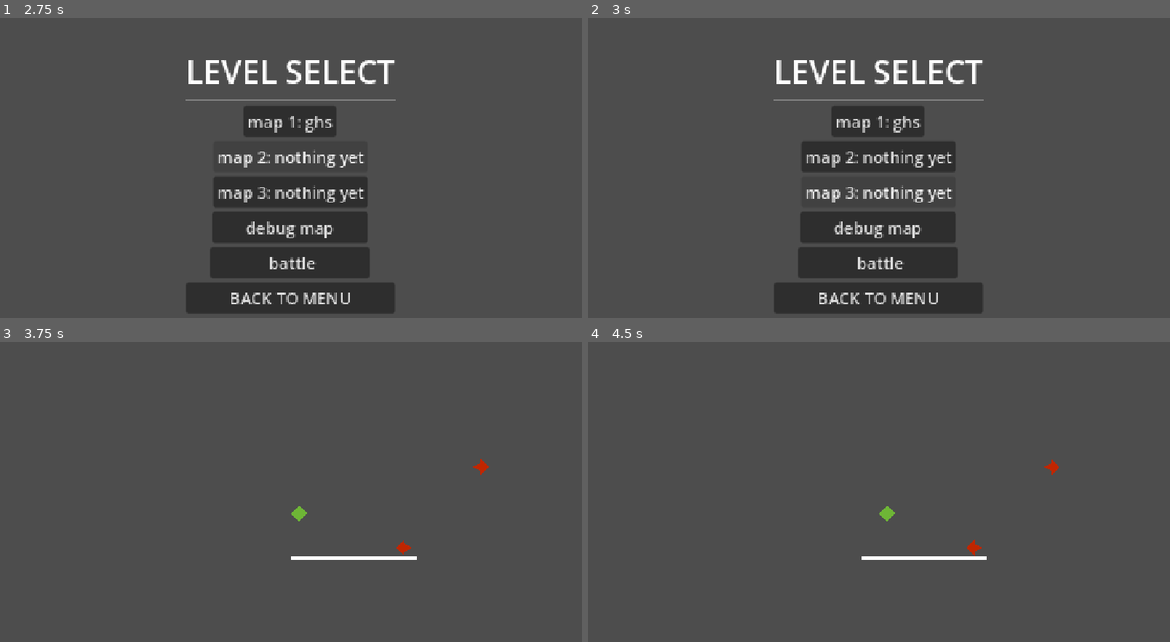
Above: before the commit, frames 1-4 (two rows, left to right).
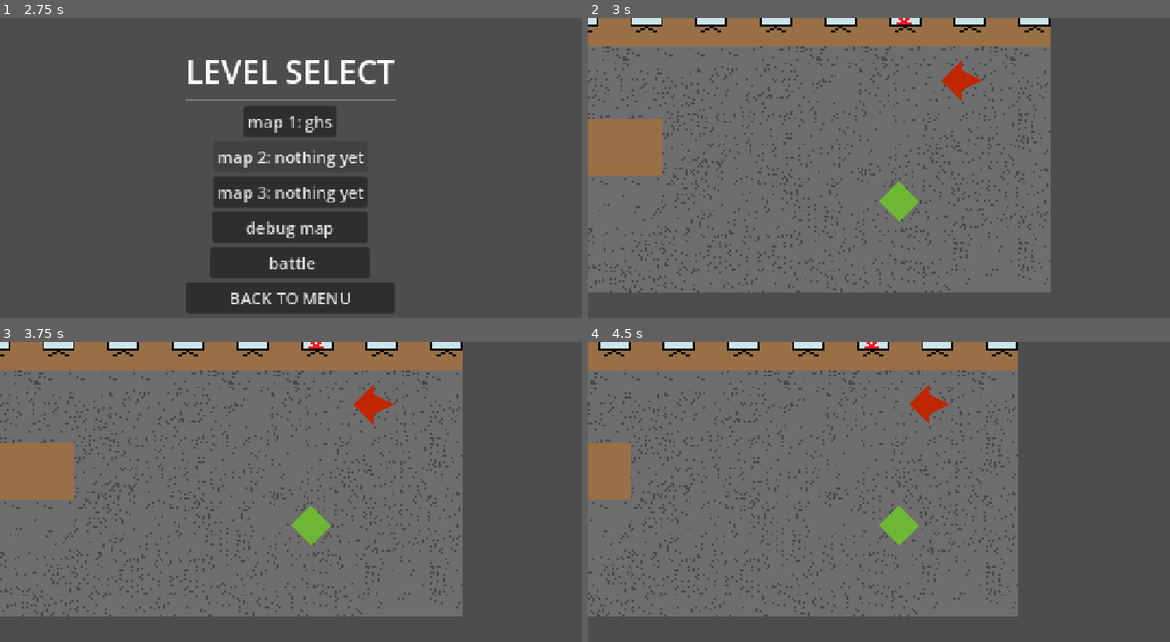
Above: after the commit, the same moments.

Repository: losanders6891/godotStuff
Game: Godot game, scene res://scenes/MainMenu.tscn
Two runs of this game, one before a commit and one after it. Both use one fixed random seed, a clock stepped at 60 frames per second and the inputs below. The engine's default icon, where the game draws it, is replaced by a stand-in: a white triangle on a blue panel in a dark square.
Inputs (mouse positions are in pixels of both pictures, inside the frame that each line leads up to):
- Up to frame 1 (2.75 s): click "LEVEL SELECT" at 0.5 s; click "map 1: ghs" at 1.25 s; click "map 2: nothing yet" at 2 s
- Up to frame 2 (3 s): click "map 3: nothing yet" at 2.75 s
- Up to frame 3 (3.75 s): click (291, 552) at 3.5 s, where only the run before the commit has a clickable "debug map"
- Up to frame 4 (4.5 s): tap Enter at 4.25 s; hold D (right) from 4.28 s (still down)

Frame 1 is identical in both runs. In frame 2, 71% of the frame differs, in the area x 0-80%, y 0-99%; in frame 3, 68%; in frame 4, 64%.

Commit message:
Starting other room stuff

Diff:
--- a/worse-hell/scenes/MainMenu.tscn
+++ b/worse-hell/scenes/MainMenu.tscn
@@ -7,6 +7,7 @@
 [ext_resource type="Script" uid="uid://dn03g2k0c120b" path="res://Menus and shit/quit.gd" id="4_qc85u"]
 [ext_resource type="Script" uid="uid://4lnabx7h6i6b" path="res://Menus and shit/button_4.gd" id="5_skbm0"]
 [ext_resource type="PackedScene" uid="uid://be6tn2ngeu6dk" path="res://scenes/levels/testLevel.tscn" id="6_0so4e"]
+[ext_resource type="PackedScene" uid="uid://c1t706nm5kair" path="res://scenes/levels/FirstRoomTestRoen1.tscn" id="6_7la6k"]
 [ext_resource type="Script" uid="uid://u6t4givnrqtk" path="res://Menus and shit/button_5.gd" id="7_l1ppg"]
 [ext_resource type="PackedScene" uid="uid://20pdpk14rdlh" path="res://scenes/battle.tscn" id="8_0so4e"]
 
@@ -105,6 +106,8 @@
 layout_mode = 2
 size_flags_horizontal = 6
 text = "map 3: nothing yet"
+script = ExtResource("7_l1ppg")
+scene = ExtResource("6_7la6k")
 
 [node name="Button4" type="Button" parent="Level Select Menu/VBoxContainer/GridContainer" unique_id=867077294]
 layout_mode = 2
--- a/worse-hell/scenes/levels/FirstRoomTestRoen1.tscn
+++ b/worse-hell/scenes/levels/FirstRoomTestRoen1.tscn
@@ -246,5 +246,6 @@
 deceleration = 750
 
 [node name="test_enemy" parent="." unique_id=442742012 instance=ExtResource("5_c3biy")]
+position = Vector2(89.99999, -50.999996)
 scale = Vector2(5, 5)
 battle_Scene = ExtResource("6_48smr")
